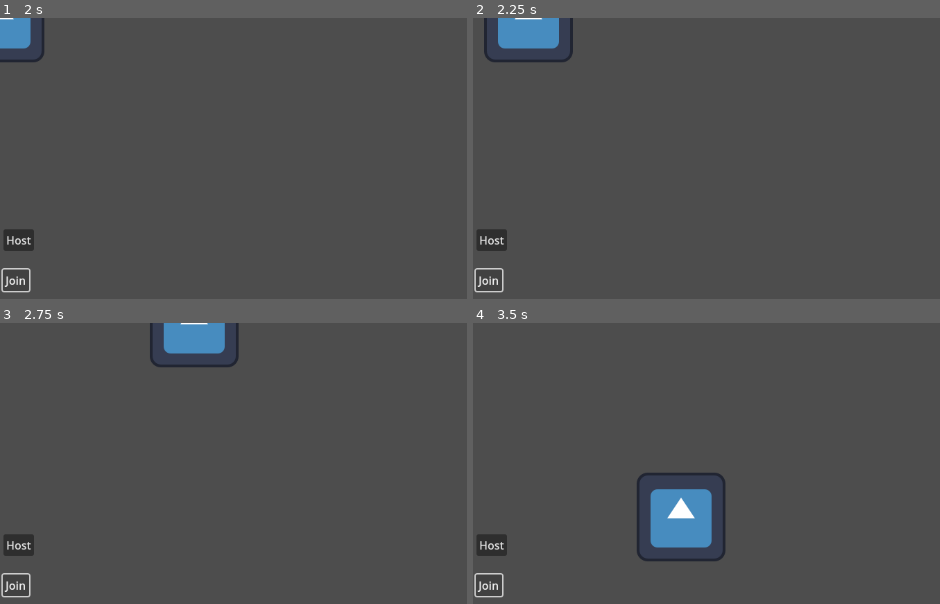
Above: before the commit, frames 1-4 (two rows, left to right).
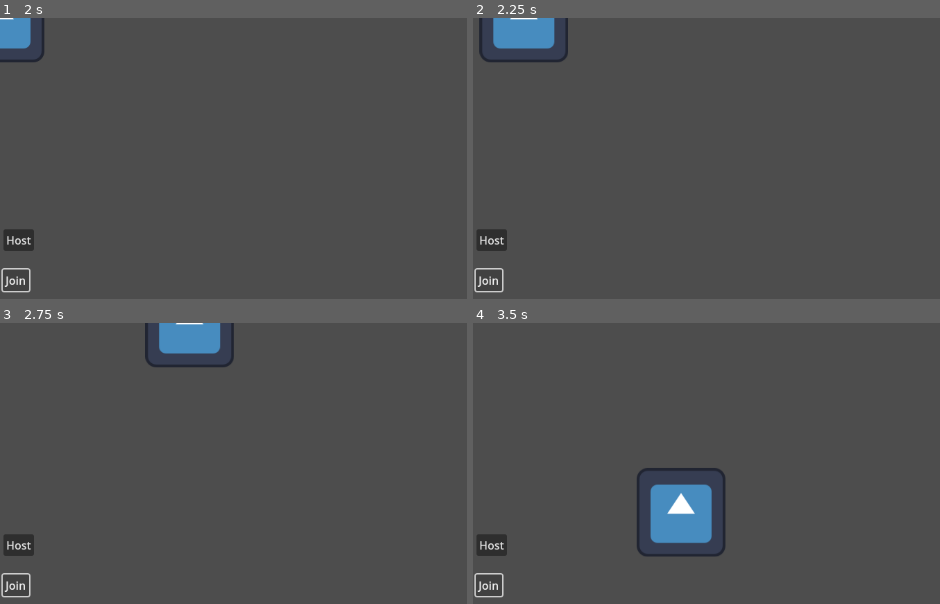
Above: after the commit, the same moments.

Repository: royalcaster/split-souls
Game: Godot game, scene res://scenes/multiplayer_test.tscn
The game is run twice, just before and just after one commit, with the same random seed, the same clock (stepped at 60 frames per second) and the same inputs. Before the commit the project has no main scene; this scene is started directly in both runs. The engine's default icon, where the game draws it, is replaced by a stand-in: a white triangle on a blue panel in a dark square.
Inputs:
- Up to frame 1 (2 s): click "Host" at 0.5 s; click "Join" at 1.25 s
- Up to frame 2 (2.25 s): hold Right (ui_right) from 2.03 s (still down)
- Up to frame 3 (2.75 s): keep holding Right (ui_right)
- Up to frame 4 (3.5 s): release Right (ui_right) at 2.78 s; hold Down (ui_down) from 2.78 s (still down)

Frame 1 is identical in both runs. In frame 2, 0.7% of the frame differs, in the area x 1-22%, y 0-16%; in frame 3, 0.7%; in frame 4, 1.5%, in the area x 35-54%, y 51-85%.

Commit message:
both players are controlling the same character

Diff:
--- a/basic_player.gd
+++ b/basic_player.gd
@@ -1,9 +1,12 @@
 extends CharacterBody2D
 
-func _enter_tree():
-	set_multiplayer_authority(name.to_int())
+# Export reference to the controller (set automatically when spawned)
+var controller_node: Node = null
+
+func _ready():
+	set_multiplayer_authority(1)  # Host always has authority
 
 func _physics_process(delta):
-	if is_multiplayer_authority():
-		velocity = Input.get_vector("ui_left","ui_right","ui_up","ui_down")*400
-	move_and_slide()
+	if controller_node != null:
+		velocity = controller_node.get_combined_input() * 400
+		move_and_slide()
--- a/multiplayer_test.gd
+++ b/multiplayer_test.gd
@@ -2,19 +2,52 @@
 
 var peer = ENetMultiplayerPeer.new()
 @export var player_scene: PackedScene
+var player_inputs = {}  # Stores all players' input vectors
+var shared_player = null  # Reference to the single player instance
 
 
 func _on_host_pressed():
 	peer.create_server(445)
 	multiplayer.multiplayer_peer = peer
 	multiplayer.peer_connected.connect(_add_player)
-	_add_player()
+	multiplayer.peer_disconnected.connect(_remove_player_input)
+	_add_player(multiplayer.get_unique_id())  # Add host player
 
-func _add_player(id=1):
-	var player = player_scene.instantiate()
-	player.name =str(id)
-	call_deferred("add_child",player)
+
+func _add_player(id):
+	player_inputs[id] = Vector2.ZERO
+	# Only host creates the shared character
+	if id == 1 && shared_player == null:
+		shared_player = player_scene.instantiate()
+		shared_player.name = "SharedPlayer"
+		shared_player.controller_node = self  # Pass reference to controller
+		add_child(shared_player)
+
+
+func _remove_player_input(id):
+	player_inputs.erase(id)
+
 
 func _on_join_pressed():
-	peer.create_client( "141.56.246.126",445)
+	peer.create_client("127.0.0.1", 445)
 	multiplayer.multiplayer_peer = peer
+
+
+func _process(delta):
+	if multiplayer.has_multiplayer_peer():
+		var local_input = Input.get_vector("ui_left", "ui_right", "ui_up", "ui_down")
+		update_input.rpc(local_input)
+
+
+@rpc("any_peer", "call_local", "reliable")
+func update_input(input_vector):
+	var sender_id = multiplayer.get_remote_sender_id()
+	player_inputs[sender_id] = input_vector
+
+
+func get_combined_input():
+	var combined = Vector2.ZERO
+	for input in player_inputs.values():
+		combined += input
+	# Normalize if combined vector is too large
+	return combined.normalized() if combined.length() > 1.0 else combined
--- a/project.godot
+++ b/project.godot
@@ -11,5 +11,6 @@
 [application]
 
 config/name="split-souls"
+run/main_scene="uid://ctdryvr6i4ev4"
 config/features=PackedStringArray("4.4", "Forward Plus")
 config/icon="res://icon.svg"
